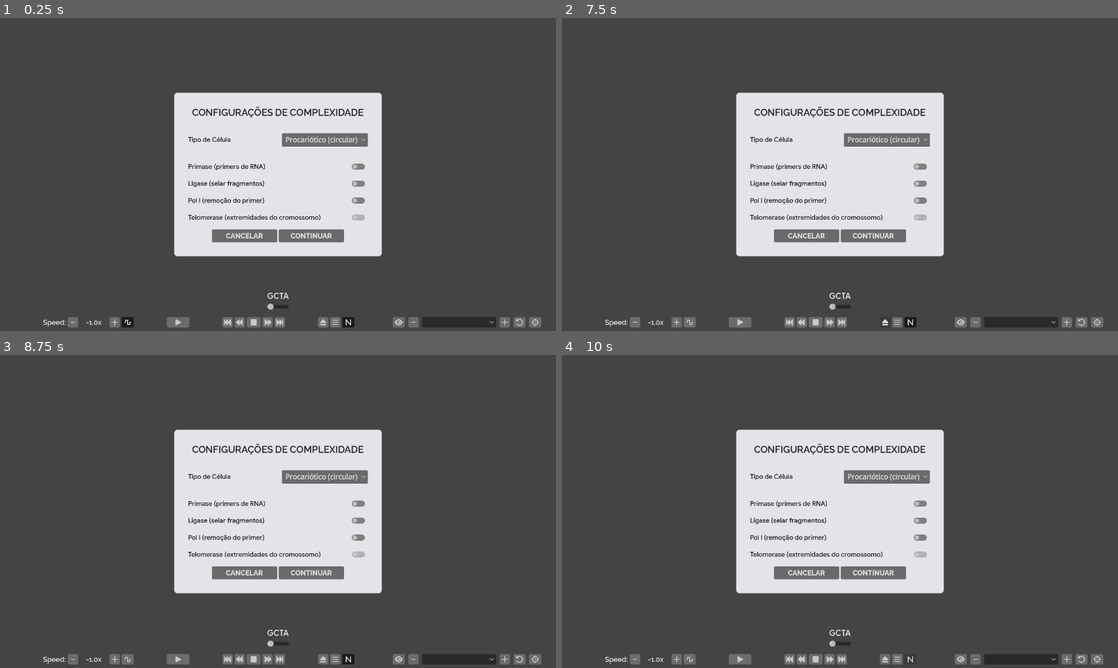
Above: before the commit, frames 1-4 (two rows, left to right).
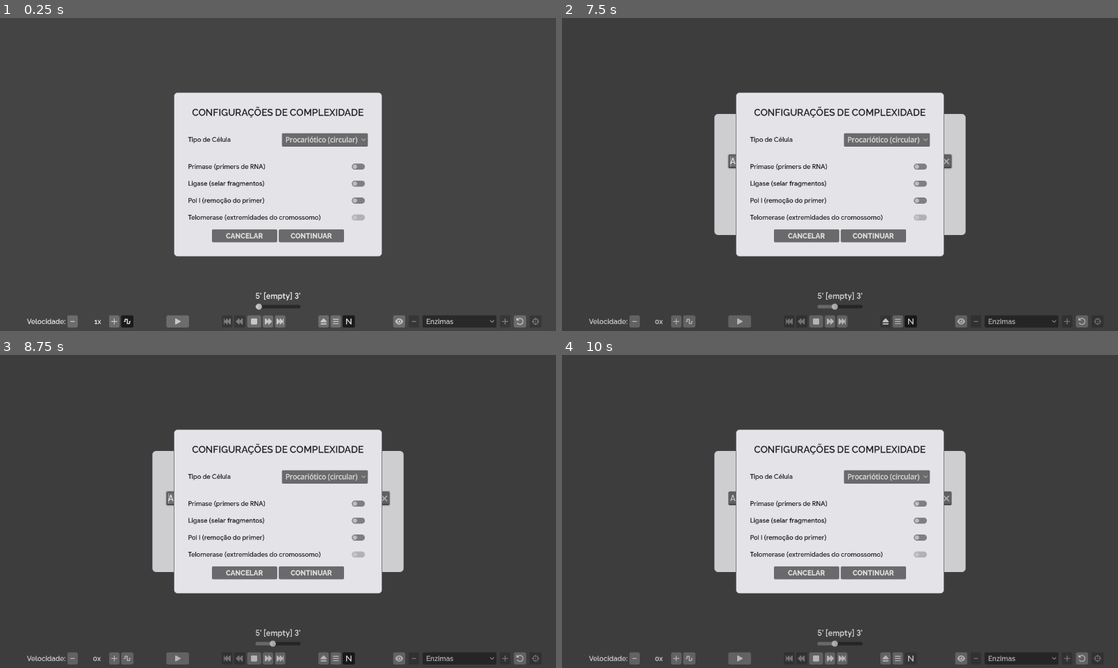
Above: after the commit, the same moments.

Repository: ideatomik/mol-sim
Game: Godot game, scene res://scenes/simulation.tscn
Two runs of this game, one before a commit and one after it. Both use one fixed random seed, a clock stepped at 60 frames per second and the inputs below.
Inputs (mouse positions are in pixels of both pictures, inside the frame that each line leads up to):
- Up to frame 1 (0.25 s): no input
- Up to frame 2 (7.5 s): click "-" at 0.5 s; click "+" at 1.25 s; click "" at 2 s; click "▶" at 2.75 s; click (789, 321) at 3.5 s, where only the run before the commit has a clickable "⏮"; click "⏹" at 4.25 s; click (801, 321) at 5 s, where only the run before the commit has a clickable ""; click "" at 5.75 s; click "⏭" at 6.5 s; click "" at 7.25 s
- Up to frame 3 (8.75 s): click (316, 533) at 8 s, where only the run after the commit has a clickable "Rica em C-G"
- Up to frame 4 (10 s): click "" at 8.75 s; click "N" at 9.5 s

The runs differ from the first frame. In frame 1, 1.0% of the frame differs, in the area x 4-98%, y 87-99%; in frame 2, 4.0%; in frame 3, 4.0%, in the area x 4-98%, y 30-99%; in frame 4, 3.9%.
Error before the commit: Invalid assignment of property or key 'min_value' with value of type 'float' on a base object of type 'null instance'. (res://scripts/player_ui.gd:88)
Error after the commit: Invalid access of index '0' on a base object of type: 'Array[float]'. (res://scripts/simulation.gd:804)

Commit message:
v77.1unfucked

Diff:
--- a/scenes/PlayerUI.tscn
+++ b/scenes/PlayerUI.tscn
@@ -61,7 +61,8 @@
 size_flags_horizontal = 4
 size_flags_vertical = 3
 
-[node name="SequenceLabel" type="RichTextLabel" parent="Panel/MarginContainer/VBoxContainer/VBoxContainer" unique_name_in_owner=true unique_id=1224318101]
+[node name="SequenceLabel" type="RichTextLabel" parent="Panel/MarginContainer/VBoxContainer/VBoxContainer" unique_id=1224318101]
+unique_name_in_owner = true
 custom_minimum_size = Vector2(0, 24)
 layout_mode = 2
 theme_override_colors/default_color = Color(1, 1, 1, 1)
@@ -75,7 +76,8 @@
 meta_underlined = false
 text_direction = 1
 
-[node name="Scrubber" type="HSlider" parent="Panel/MarginContainer/VBoxContainer/VBoxContainer" unique_name_in_owner=true unique_id=2076170533]
+[node name="Scrubber" type="HSlider" parent="Panel/MarginContainer/VBoxContainer/VBoxContainer" unique_id=2076170533]
+unique_name_in_owner = true
 layout_mode = 2
 size_flags_horizontal = 3
 max_value = 1.0
@@ -88,27 +90,31 @@
 size_flags_horizontal = 4
 size_flags_vertical = 8
 
-[node name="SpeedControls" type="HBoxContainer" parent="Panel/MarginContainer/VBoxContainer/HBoxContainer" unique_name_in_owner=true unique_id=1597779852]
+[node name="SpeedControls" type="HBoxContainer" parent="Panel/MarginContainer/VBoxContainer/HBoxContainer" unique_id=1597779852]
+unique_name_in_owner = true
 custom_minimum_size = Vector2(346, 0)
 layout_mode = 2
 size_flags_horizontal = 8
 alignment = 2
 
-[node name="SpeedLabel" type="Label" parent="Panel/MarginContainer/VBoxContainer/HBoxContainer/SpeedControls" unique_name_in_owner=true unique_id=1997999734]
+[node name="SpeedLabel" type="Label" parent="Panel/MarginContainer/VBoxContainer/HBoxContainer/SpeedControls" unique_id=1997999734]
+unique_name_in_owner = true
 custom_minimum_size = Vector2(50, 0)
 layout_mode = 2
 theme_override_fonts/font = ExtResource("3_p6wq6")
 text = "Speed:"
 horizontal_alignment = 2
 
-[node name="SpeedDecreaseButton" type="Button" parent="Panel/MarginContainer/VBoxContainer/HBoxContainer/SpeedControls" unique_name_in_owner=true unique_id=951124819]
+[node name="SpeedDecreaseButton" type="Button" parent="Panel/MarginContainer/VBoxContainer/HBoxContainer/SpeedControls" unique_id=951124819]
+unique_name_in_owner = true
 custom_minimum_size = Vector2(24, 24)
 layout_mode = 2
 theme_override_fonts/font = ExtResource("4_08kqy")
 theme_override_styles/normal = ExtResource("4_p6wq6")
 text = "-"
 
-[node name="SpeedValueLabel" type="Label" parent="Panel/MarginContainer/VBoxContainer/HBoxContainer/SpeedControls" unique_name_in_owner=true unique_id=1220760212]
+[node name="SpeedValueLabel" type="Label" parent="Panel/MarginContainer/VBoxContainer/HBoxContainer/SpeedControls" unique_id=1220760212]
+unique_name_in_owner = true
 custom_minimum_size = Vector2(50, 0)
 layout_mode = 2
 theme_override_fonts/font = ExtResource("3_p6wq6")
@@ -119,14 +125,16 @@
 custom_minimum_size = Vector2(10, 0)
 layout_mode = 2
 
-[node name="SpeedIncreaseButton" type="Button" parent="Panel/MarginContainer/VBoxContainer/HBoxContainer/SpeedControls" unique_name_in_owner=true unique_id=114338115]
+[node name="SpeedIncreaseButton" type="Button" parent="Panel/MarginContainer/VBoxContainer/HBoxContainer/SpeedControls" unique_id=114338115]
+unique_name_in_owner = true
 custom_minimum_size = Vector2(24, 24)
 layout_mode = 2
 theme_override_fonts/font = ExtResource("4_08kqy")
 theme_override_styles/normal = ExtResource("4_p6wq6")
 text = "+"
 
-[node name="WobbleToggle" type="Button" parent="Panel/MarginContainer/VBoxContainer/HBoxContainer/SpeedControls" unique_name_in_owner=true unique_id=1042166077]
+[node name="WobbleToggle" type="Button" parent="Panel/MarginContainer/VBoxContainer/HBoxContainer/SpeedControls" unique_id=1042166077]
+unique_name_in_owner = true
 custom_minimum_size = Vector2(28, 24)
 layout_mode = 2
 theme_override_fonts/font = ExtResource("4_08kqy")
@@ -150,12 +158,14 @@
 size_flags_horizontal = 3
 theme_override_styles/separator = SubResource("StyleBoxLine_08kqy")
 
-[node name="TransportButtons" type="HBoxContainer" parent="Panel/MarginContainer/VBoxContainer/HBoxContainer" unique_name_in_owner=true unique_id=1503029030]
+[node name="TransportButtons" type="HBoxContainer" parent="Panel/MarginContainer/VBoxContainer/HBoxContainer" unique_id=1503029030]
+unique_name_in_owner = true
 layout_mode = 2
 size_flags_horizontal = 4
 alignment = 1
 
-[node name="PlayPauseButton" type="Button" parent="Panel/MarginContainer/VBoxContainer/HBoxContainer/TransportButtons" unique_name_in_owner=true unique_id=1403819340]
+[node name="PlayPauseButton" type="Button" parent="Panel/MarginContainer/VBoxContainer/HBoxContainer/TransportButtons" unique_id=1403819340]
+unique_name_in_owner = true
 custom_minimum_size = Vector2(52, 24)
 layout_mode = 2
 theme_override_fonts/font = ExtResource("4_08kqy")
@@ -170,7 +180,8 @@
 custom_minimum_size = Vector2(32, 0)
 layout_mode = 2
 
-[node name="FastBackward" type="Button" parent="Panel/MarginContainer/VBoxContainer/HBoxContainer/TransportButtons" unique_name_in_owner=true unique_id=27729213]
+[node name="FastBackward" type="Button" parent="Panel/MarginContainer/VBoxContainer/HBoxContainer/TransportButtons" unique_id=27729213]
+unique_name_in_owner = true
 custom_minimum_size = Vector2(24, 24)
 layout_mode = 2
 theme_override_fonts/font = ExtResource("4_08kqy")
@@ -178,28 +189,32 @@
 text = "⏮
 "
 
-[node name="Backward" type="Button" parent="Panel/MarginContainer/VBoxContainer/HBoxContainer/TransportButtons" unique_name_in_owner=true unique_id=297196538]
+[node name="Backward" type="Button" parent="Panel/MarginContainer/VBoxContainer/HBoxContainer/TransportButtons" unique_id=297196538]
+unique_name_in_owner = true
 custom_minimum_size = Vector2(24, 24)
 layout_mode = 2
 theme_override_fonts/font = ExtResource("4_08kqy")
 theme_override_styles/normal = ExtResource("4_p6wq6")
 text = ""
 
-[node name="StopButton" type="Button" parent="Panel/MarginContainer/VBoxContainer/HBoxContainer/TransportButtons" unique_name_in_owner=true unique_id=112233449]
+[node name="StopButton" type="Button" parent="Panel/MarginContainer/VBoxContainer/HBoxContainer/TransportButtons" unique_id=112233449]
+unique_name_in_owner = true
 custom_minimum_size = Vector2(32, 24)
 layout_mode = 2
 theme_override_fonts/font = ExtResource("4_08kqy")
 theme_override_styles/normal = ExtResource("4_p6wq6")
 text = "⏹"
 
-[node name="Forward" type="Button" parent="Panel/MarginContainer/VBoxContainer/HBoxContainer/TransportButtons" unique_name_in_owner=true unique_id=736944061]
+[node name="Forward" type="Button" parent="Panel/MarginContainer/VBoxContainer/HBoxContainer/TransportButtons" unique_id=736944061]
+unique_name_in_owner = true
 custom_minimum_size = Vector2(24, 24)
 layout_mode = 2
 theme_override_fonts/font = ExtResource("4_08kqy")
 theme_override_styles/normal = ExtResource("4_p6wq6")
 text = ""
 
-[node name="FastForward" type="Button" parent="Panel/MarginContainer/VBoxContainer/HBoxContainer/TransportButtons" unique_name_in_owner=true unique_id=1641860863]
+[node name="FastForward" type="Button" parent="Panel/MarginContainer/VBoxContainer/HBoxContainer/TransportButtons" unique_id=1641860863]
+unique_name_in_owner = true
 custom_minimum_size = Vector2(24, 24)
 layout_mode = 2
 theme_override_fonts/font = ExtResource("4_08kqy")
@@ -214,14 +229,16 @@
 custom_minimum_size = Vector2(32, 0)
 layout_mode = 2
 
-[node name="Eject" type="Button" parent="Panel/MarginContainer/VBoxContainer/HBoxContainer/TransportButtons" unique_name_in_owner=true unique_id=825391452]
+[node name="Eject" type="Button" parent="Panel/MarginContainer/VBoxContainer/HBoxContainer/TransportButtons" unique_id=825391452]
+unique_name_in_owner = true
 custom_minimum_size = Vector2(24, 24)
 layout_mode = 2
 theme_override_fonts/font = ExtResource("4_08kqy")
 theme_override_styles/normal = ExtResource("4_p6wq6")
 text = ""
 
-[node name="Menu" type="Button" parent="Panel/MarginContainer/VBoxContainer/HBoxContainer/TransportButtons" unique_name_in_owner=true unique_id=1733611362]
+[node name="Menu" type="Button" parent="Panel/MarginContainer/VBoxContainer/HBoxContainer/TransportButtons" unique_id=1733611362]
+unique_name_in_owner = true
 custom_minimum_size = Vector2(24, 24)
 layout_mode = 2
 theme_override_fonts/font = ExtResource("4_08kqy")
@@ -241,13 +258,15 @@
 theme_override_styles/normal = SubResource("StyleBoxFlat_08kqy")
 text = ""
 
-[node name="ZoomControls" type="HBoxContainer" parent="Panel/MarginContainer/VBoxContainer/HBoxContainer" unique_name_in_owner=true unique_id=1503029031]
+[node name="ZoomControls" type="HBoxContainer" parent="Panel/MarginContainer/VBoxContainer/HBoxContainer" unique_id=1503029031]
+unique_name_in_owner = true
 layout_mode = 2
 size_flags_horizontal = 2
 theme_override_constants/separation = 8
 alignment = 1
 
-[node name="NCloudToggle" type="Button" parent="Panel/MarginContainer/VBoxContainer/HBoxContainer/ZoomControls" unique_name_in_owner=true unique_id=31216635]
+[node name="NCloudToggle" type="Button" parent="Panel/MarginContainer/VBoxContainer/HBoxContainer/ZoomControls" unique_id=31216635]
+unique_name_in_owner = true
 custom_minimum_size = Vector2(28, 24)
 layout_mode = 2
 theme_override_fonts/font = ExtResource("4_08kqy")
@@ -264,7 +283,8 @@
 custom_minimum_size = Vector2(32, 0)
 layout_mode = 2
 
-[node name="HighlightButton" type="Button" parent="Panel/MarginContainer/VBoxContainer/HBoxContainer/ZoomControls" unique_name_in_owner=true unique_id=1503029032]
+[node name="HighlightButton" type="Button" parent="Panel/MarginContainer/VBoxContainer/HBoxContainer/ZoomControls" unique_id=1503029032]
+unique_name_in_owner = true
 custom_minimum_size = Vector2(28, 24)
 layout_mode = 2
 theme_override_fonts/font = ExtResource("4_08kqy")
@@ -272,33 +292,38 @@
 toggle_mode = true
 text = ""
 
-[node name="ZoomOutButton" type="Button" parent="Panel/MarginContainer/VBoxContainer/HBoxContainer/ZoomControls" unique_name_in_owner=true unique_id=1503029033]
+[node name="ZoomOutButton" type="Button" parent="Panel/MarginContainer/VBoxContainer/HBoxContainer/ZoomControls" unique_id=1503029033]
+unique_name_in_owner = true
 custom_minimum_size = Vector2(24, 24)
 layout_mode = 2
 theme_override_fonts/font = ExtResource("4_08kqy")
 theme_override_styles/normal = ExtResource("4_p6wq6")
 text = "-"
 
-[node name="EnzymeDropdown" type="OptionButton" parent="Panel/MarginContainer/VBoxContainer/HBoxContainer/ZoomControls" unique_name_in_owner=true unique_id=1503029034]
+[node name="EnzymeDropdown" type="OptionButton" parent="Panel/MarginContainer/VBoxContainer/HBoxContainer/ZoomControls" unique_id=1503029034]
+unique_name_in_owner = true
 custom_minimum_size = Vector2(170, 24)
 layout_mode = 2
 theme_override_fonts/font = ExtResource("3_p6wq6")
 
-[node name="ZoomInButton" type="Button" parent="Panel/MarginContainer/VBoxContainer/HBoxContainer/ZoomControls" unique_name_in_owner=true unique_id=1503029035]
+[node name="ZoomInButton" type="Button" parent="Panel/MarginContainer/VBoxContainer/HBoxContainer/ZoomControls" unique_id=1503029035]
+unique_name_in_owner = true
 custom_minimum_size = Vector2(24, 24)
 layout_mode = 2
 theme_override_fonts/font = ExtResource("4_08kqy")
 theme_override_styles/normal = ExtResource("4_p6wq6")
 text = "+"
 
-[node name="ResetZoomButton" type="Button" parent="Panel/MarginContainer/VBoxContainer/HBoxContainer/ZoomControls" unique_name_in_owner=true unique_id=1503029036]
+[node name="ResetZoomButton" type="Button" parent="Panel/MarginContainer/VBoxContainer/HBoxContainer/ZoomControls" unique_id=1503029036]
+unique_name_in_owner = true
 custom_minimum_size = Vector2(28, 24)
 layout_mode = 2
 theme_override_fonts/font = ExtResource("4_08kqy")
 theme_override_styles/normal = ExtResource("4_p6wq6")
 text = ""
 
-[node name="RecenterPanButton" type="Button" parent="Panel/MarginContainer/VBoxContainer/HBoxContainer/ZoomControls" unique_name_in_owner=true unique_id=1503029037]
+[node name="RecenterPanButton" type="Button" parent="Panel/MarginContainer/VBoxContainer/HBoxContainer/ZoomControls" unique_id=1503029037]
+unique_name_in_owner = true
 custom_minimum_size = Vector2(28, 24)
 layout_mode = 2
 theme_override_fonts/font = ExtResource("4_08kqy")
